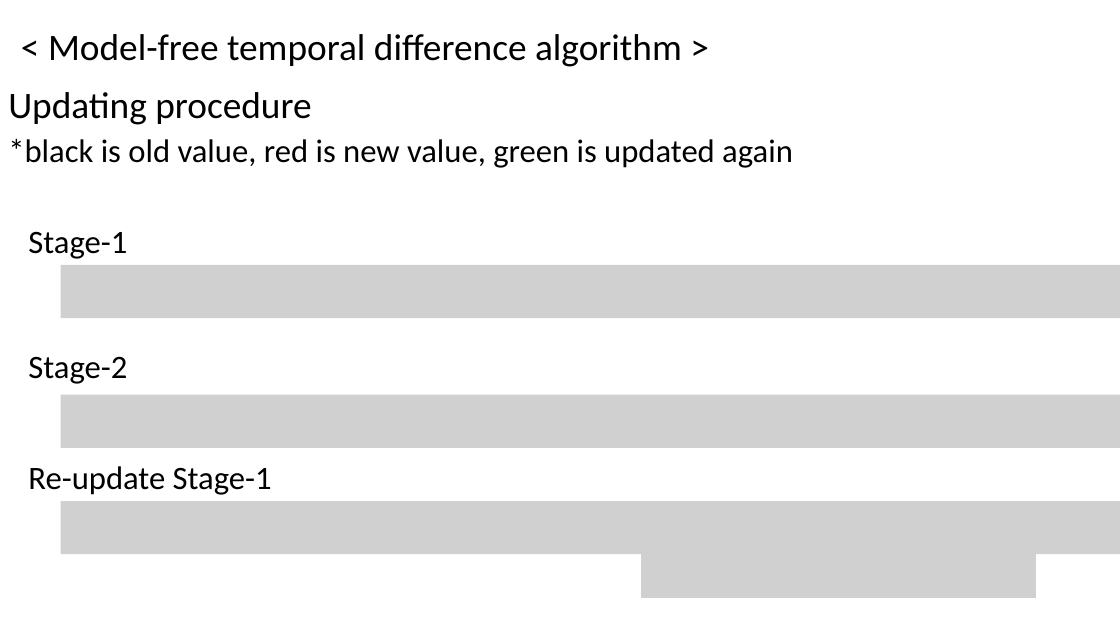
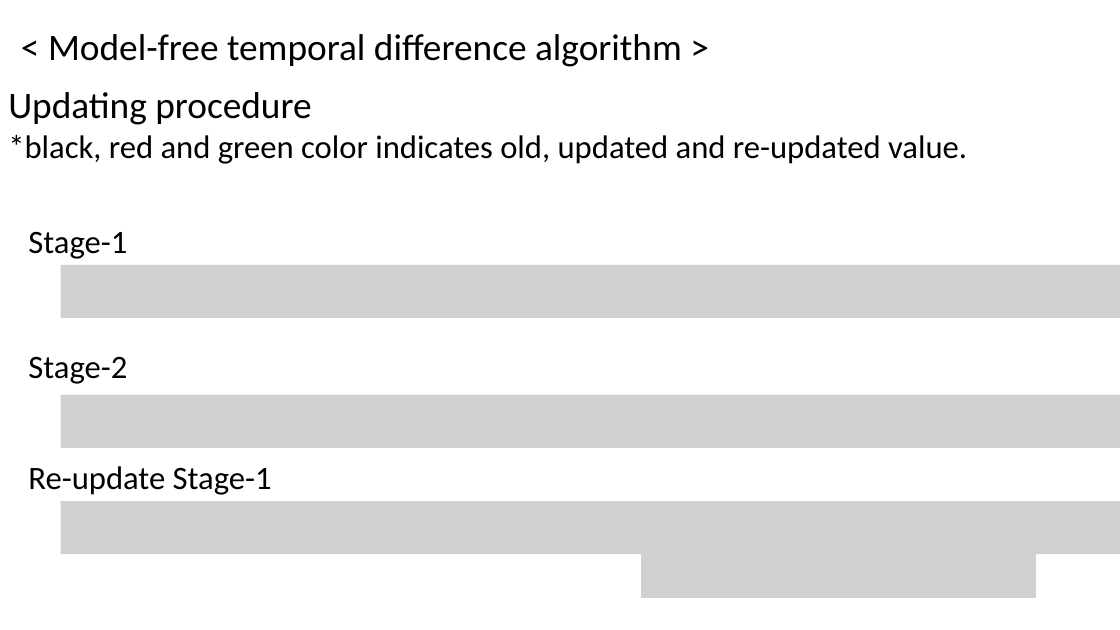
Before and after one commit to toshiakiasakura/pharma_bayes, a slide deck: slide 8 of materials/3_Voon.pptx. Drawn at 1120x630 pixels with LibreOffice and Linux fonts; fonts in the diff are those of the drawing; grey boxes stand for pictures. Boxes give left, top, right and bottom in pixels: in the first picture for what was removed or moved away, otherwise in the second. Text is boxed around its words. In the diff, an @@ line names an element or a change of style, - is before the commit and + after.

```diff
--- a/materials/3_Voon.pptx
+++ b/materials/3_Voon.pptx
@@ text at [8, 134, 967, 164]: text changed @@
-*black is old value, red is new value, green is updated again
+*black, red and green color indicates old, updated and re-updated value.
```
Also in this commit, not shown: 2 other files.
